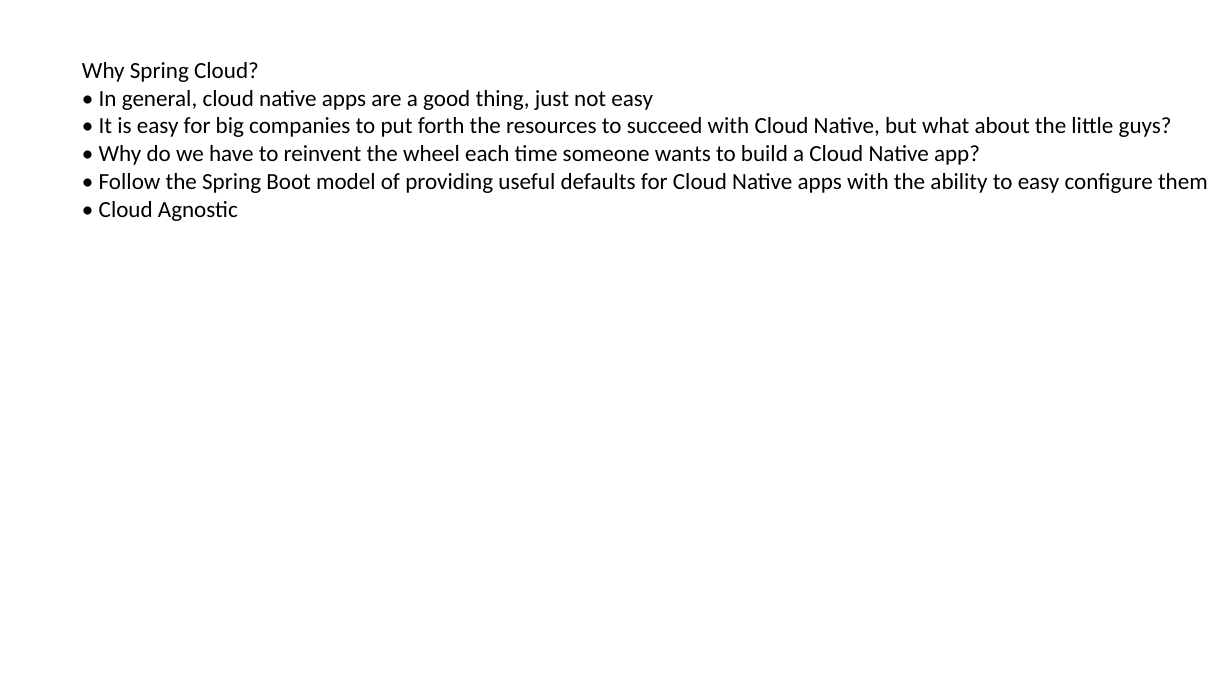
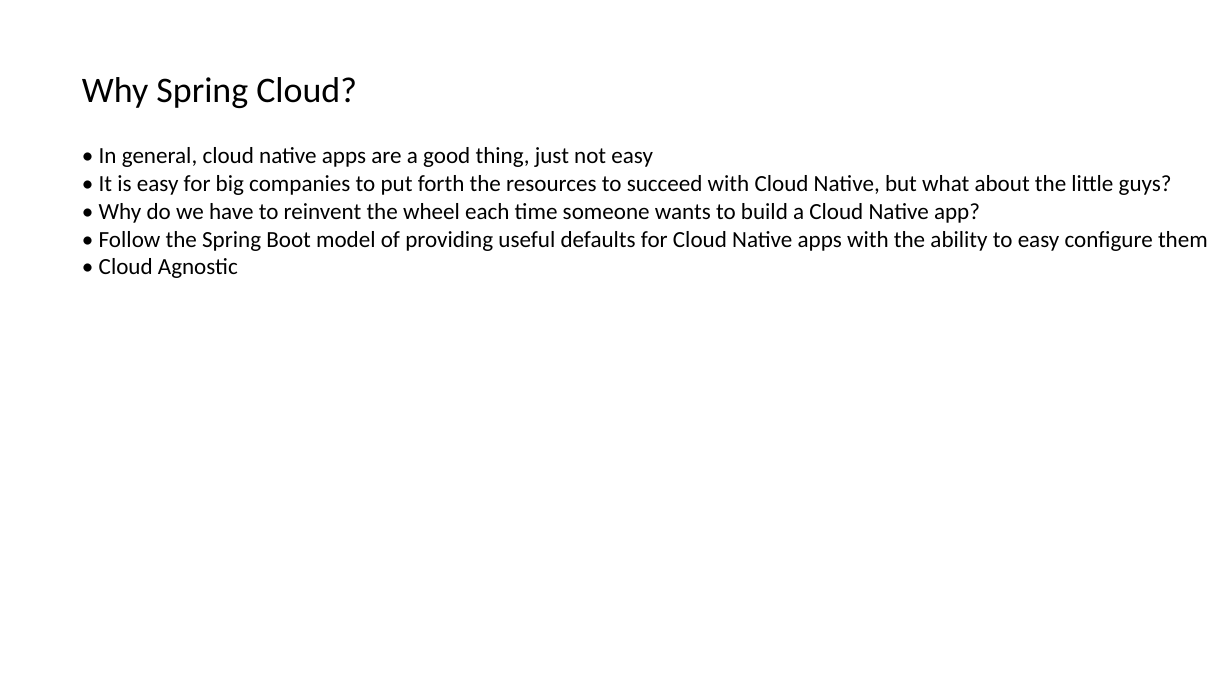
Before and after one commit to kundankumarjha/springclouddemo, a slide deck: slide 4 of SpringCloud.pptx (slide 3 before the commit). Drawn at 1232x693 pixels with LibreOffice and Linux fonts; fonts in the diff are those of the drawing. Boxes give left, top, right and bottom in pixels: in the first picture for what was removed or moved away, otherwise in the second. Text is boxed around its words. In the diff, an @@ line names an element or a change of style, - is before the commit and + after.

```diff
--- a/SpringCloud.pptx
+++ b/SpringCloud.pptx
@@ text at [82,62,259,82]: paragraph removed @@
-Why Spring Cloud?
@@ text added at [82,77,357,108], 28 pt, text #000000 @@
+Why Spring Cloud?
@@ text "• In general, cloud native ...": place and size @@
-text "• In general, cloud native ..." at [82,62,1208,221]
+text "• In general, cloud native ..." at [99,147,1208,278]
```
Also in this commit, not shown: 8 other slides changed, 3 slides added, 1 slide removed.
